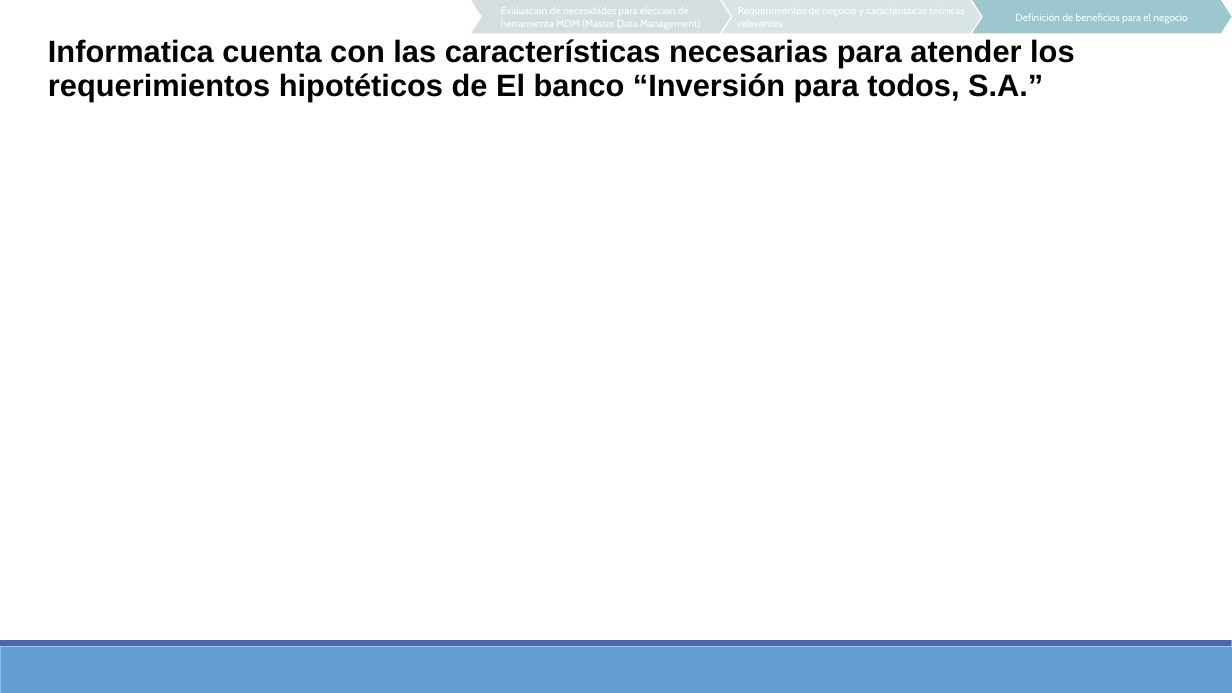
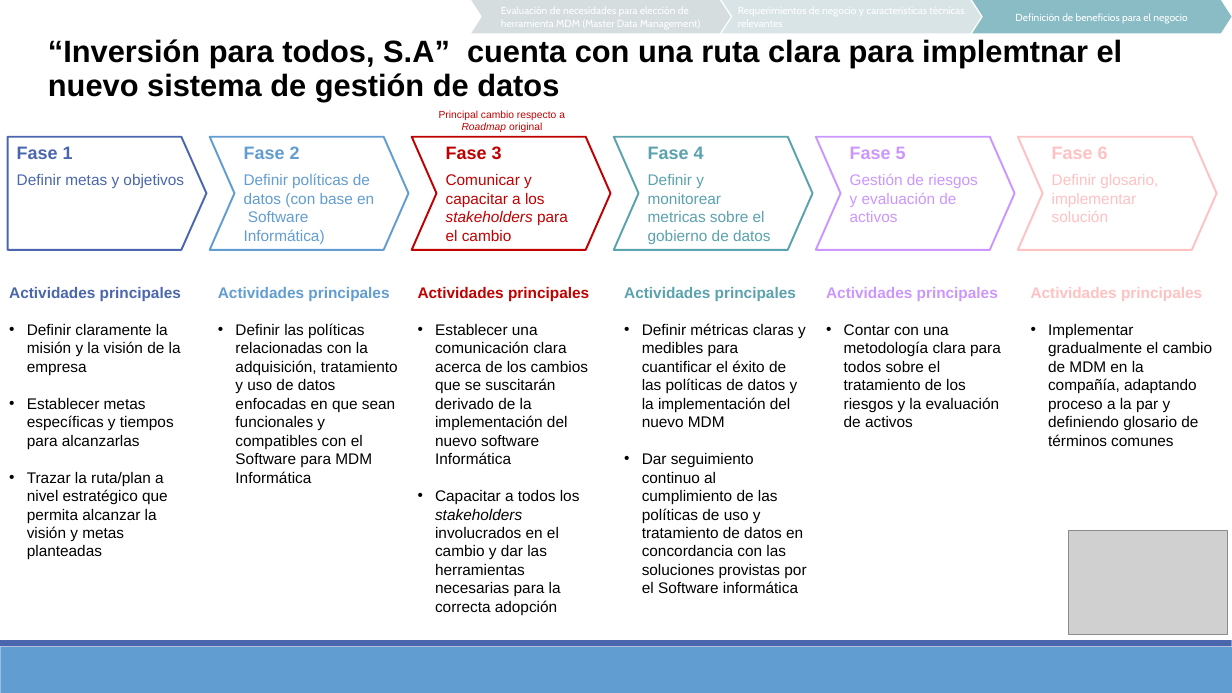
Before and after one commit to Sergio-Ibarra-1795/Diplomado_UNAM_DC_Full_gitHub, a slide deck: slide 9 of Mod10_Implementacion_programa_gobiermo_datos.pptx (slide 8 before the commit). Drawn at 1232x693 pixels with LibreOffice and Linux fonts; fonts in the diff are those of the drawing; grey boxes stand for pictures. Boxes give left, top, right and bottom in pixels: in the first picture for what was removed or moved away, otherwise in the second. Text is boxed around its words. In the diff, an @@ line names an element or a change of style, - is before the commit and + after.

Commit message:
Agregando Mod10 Ejercicio teorico de implementacion de gobierno de datos

```diff
--- a/Mod10_Implementacion_programa_gobiermo_datos.pptx
+++ b/Mod10_Implementacion_programa_gobiermo_datos.pptx
@@ chevron "Definición de beneficios para el ..." at [972, 0, 1232, 33]: fill #9CC7CE to #89BCC5 @@
@@ text at [48, 39, 1123, 101]: text changed @@
-Informatica cuenta con las características necesarias para atender los requerimientos hipotéticos de El banco “Inversión para todos, S.A.”
+“Inversión para todos, S.A” cuenta con una ruta clara para implemtnar el nuevo sistema de gestión de datos
@@ text added at [439, 110, 565, 132], 8 pt, text #C00000 @@
+Principal cambio respecto a Roadmap original
@@ pentagon arrow added at [7, 137, 206, 250], outline #4A66AC 1.5 pt, 12 pt, text #4A66AC @@
+Fase 1
+  Definir metas y objetivos
@@ chevron added at [210, 137, 409, 250], outline #629DD1 1.5 pt, 12 pt, text #629DD1 @@
+Fase 2
+  Definir políticas de datos (con base en Software Informática)
@@ chevron added at [412, 137, 611, 250], outline #C00000 1.5 pt, 12 pt, text #C00000 @@
+Fase 3
+  Comunicar y capacitar a los stakeholders para el cambio
@@ chevron added at [614, 137, 812, 250], outline #5AA2AE 1.5 pt, 12 pt, text #5AA2AE @@
+Fase 4
+  Definir y monitorear metricas sobre el gobierno de datos
@@ chevron added at [816, 137, 1015, 250], outline #CB97FF 1.5 pt, 12 pt, text #CB97FF @@
+Fase 5
+  Gestión de riesgos y evaluación de activos
@@ chevron added at [1019, 137, 1217, 250], outline #FFC1C2 1.5 pt, 12 pt, text #FFC1C2 @@
+Fase 6
+  Definir glosario, implementar solución
@@ text added at [9, 287, 181, 560], 12 pt, text #000000 @@
+Actividades principales
+• Definir claramente la misión y la visión de la empresa
+• Establecer metas específicas y tiempos para alcanzarlas
+• Trazar la ruta/plan a nivel estratégico que permita alcanzar la visión y metas planteadas
@@ text added at [218, 287, 398, 483], 12 pt, text #000000 @@
+Actividades principales
+• Definir las políticas relacionadas con la adquisición, tratamiento y uso de datos enfocadas en que sean funcionales y compatibles con el Software para MDM Informática
@@ text added at [418, 287, 589, 615], 12 pt, text #000000 @@
+Actividades principales
+• Establecer una comunicación clara acerca de los cambios que se suscitarán derivado de la implementación del nuevo software Informática
+• Capacitar a todos los stakeholders involucrados en el cambio y dar las herramientas necesarias para la correcta adopción
@@ text added at [624, 287, 806, 593], 12 pt, text #000000 @@
+Actividades principales
+• Definir métricas claras y medibles para cuantificar el éxito de las políticas de datos y la implementación del nuevo MDM
+• Dar seguimiento continuo al cumplimiento de las políticas de uso y tratamiento de datos en concordancia con las soluciones provistas por el Software informática
@@ text added at [826, 287, 1001, 427], 12 pt, text #000000 @@
+Actividades principales
+• Contar con una metodología clara para todos sobre el tratamiento de los riesgos y la evaluación de activos
@@ text added at [1031, 287, 1213, 446], 12 pt, text #000000 @@
+Actividades principales
+• Implementar gradualmente el cambio de MDM en la compañía, adaptando proceso a la par y definiendo glosario de términos comunes
@@ picture added at [1069, 531, 1227, 635] @@
```
Also in this commit, not shown: 6 other slides changed, 1 slide added, 1 other file.
